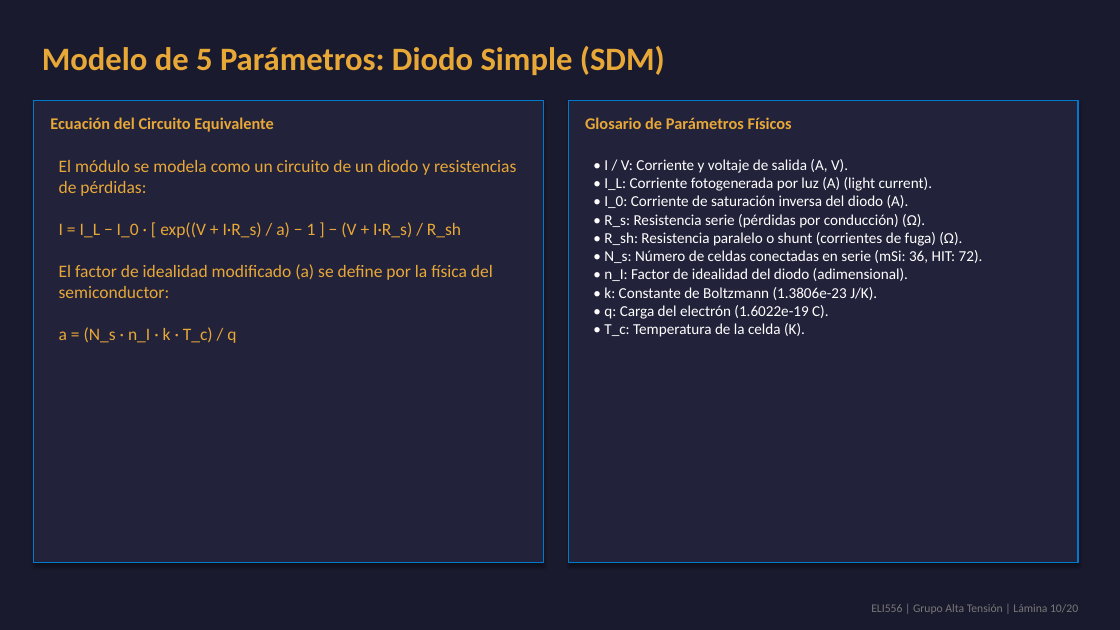
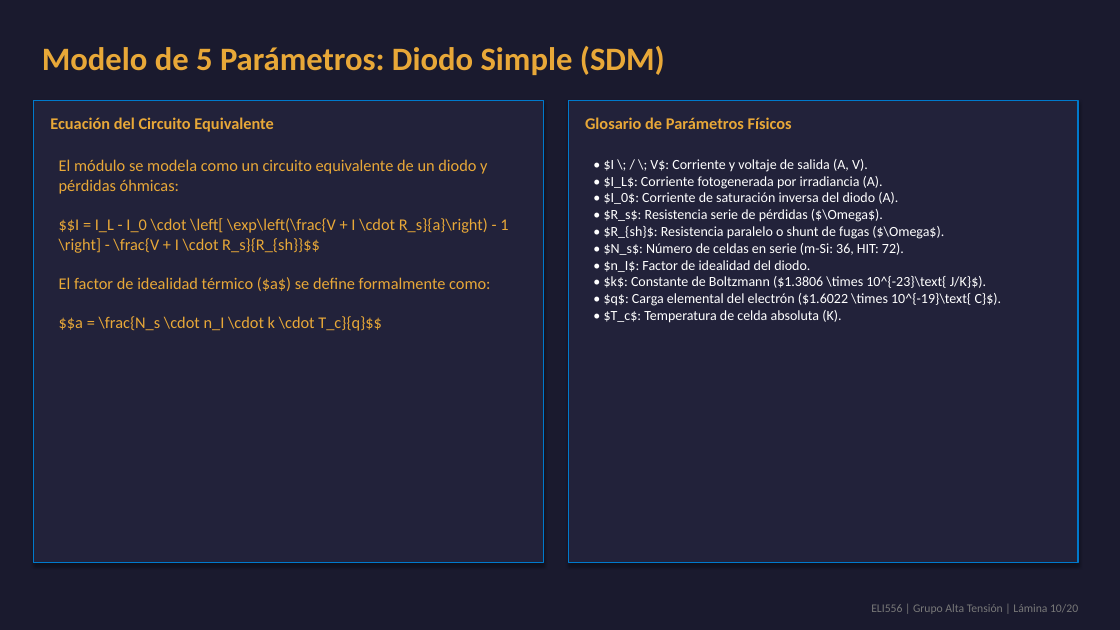
Before and after one commit to theChosen16/t2-paneles, a slide deck: slide 10 of output/Presentacion_Final_ELI556_Atacama.pptx. Drawn at 1120x630 pixels with LibreOffice and Linux fonts; fonts in the diff are those of the drawing. Boxes give left, top, right and bottom in pixels: in the first picture for what was removed or moved away, otherwise in the second. Text is boxed around its words. In the diff, an @@ line names an element or a change of style, - is before the commit and + after.

```diff
--- a/output/Presentacion_Final_ELI556_Atacama.pptx
+++ b/output/Presentacion_Final_ELI556_Atacama.pptx
@@ text at [59, 159, 508, 331]: text changed; size 15 to 14 pt @@
-El módulo se modela como un circuito de un diodo y resistencias de pérdidas:
-I = I_L − I_0 · [ exp((V + I·R_s) / a) − 1 ] − (V + I·R_s) / R_sh
-El factor de idealidad modificado (a) se define por la física del semiconductor:
-a = (N_s · n_I · k · T_c) / q
+El módulo se modela como un circuito equivalente de un diodo y pérdidas óhmicas:
+$$I = I_L - I_0 \cdot \left[ \exp\left(\frac{V + I \cdot R_s}{a}\right) - 1 \right] - \frac{V + I \cdot R_s}{R_{sh}}$$
+El factor de idealidad térmico ($a$) se define formalmente como:
+$$a = \frac{N_s \cdot n_I \cdot k \cdot T_c}{q}$$
@@ text at [604, 159, 1002, 323]: text changed; size 13 to 12 pt @@
-• I / V: Corriente y voltaje de salida (A, V).
-• I_L: Corriente fotogenerada por luz (A) (light current).
-• I_0: Corriente de saturación inversa del diodo (A).
-• R_s: Resistencia serie (pérdidas por conducción) (Ω).
-• R_sh: Resistencia paralelo o shunt (corrientes de fuga) (Ω).
-• N_s: Número de celdas conectadas en serie (mSi: 36, HIT: 72).
-• n_I: Factor de idealidad del diodo (adimensional).
-• k: Constante de Boltzmann (1.3806e-23 J/K).
-• q: Carga del electrón (1.6022e-19 C).
-• T_c: Temperatura de la celda (K).
+• $I \; / \; V$: Corriente y voltaje de salida (A, V).
+• $I_L$: Corriente fotogenerada por irradiancia (A).
+• $I_0$: Corriente de saturación inversa del diodo (A).
+• $R_s$: Resistencia serie de pérdidas ($\Omega$).
+• $R_{sh}$: Resistencia paralelo o shunt de fugas ($\Omega$).
+• $N_s$: Número de celdas en serie (m-Si: 36, HIT: 72).
+• $n_I$: Factor de idealidad del diodo.
+• $k$: Constante de Boltzmann ($1.3806 \times 10^{-23}\text{ J/K}$).
+• $q$: Carga elemental del electrón ($1.6022 \times 10^{-19}\text{ C}$).
+• $T_c$: Temperatura de celda absoluta (K).
```
Also in this commit, not shown: 6 other slides changed, 8 other files.
